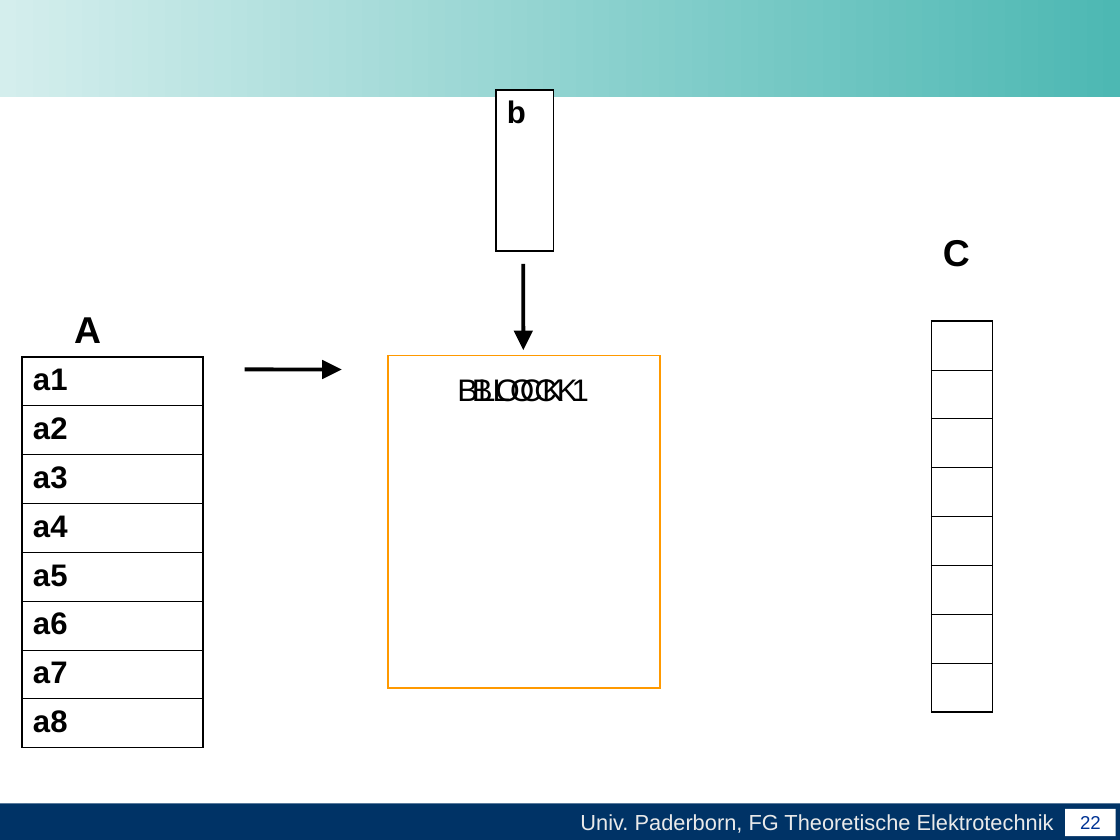
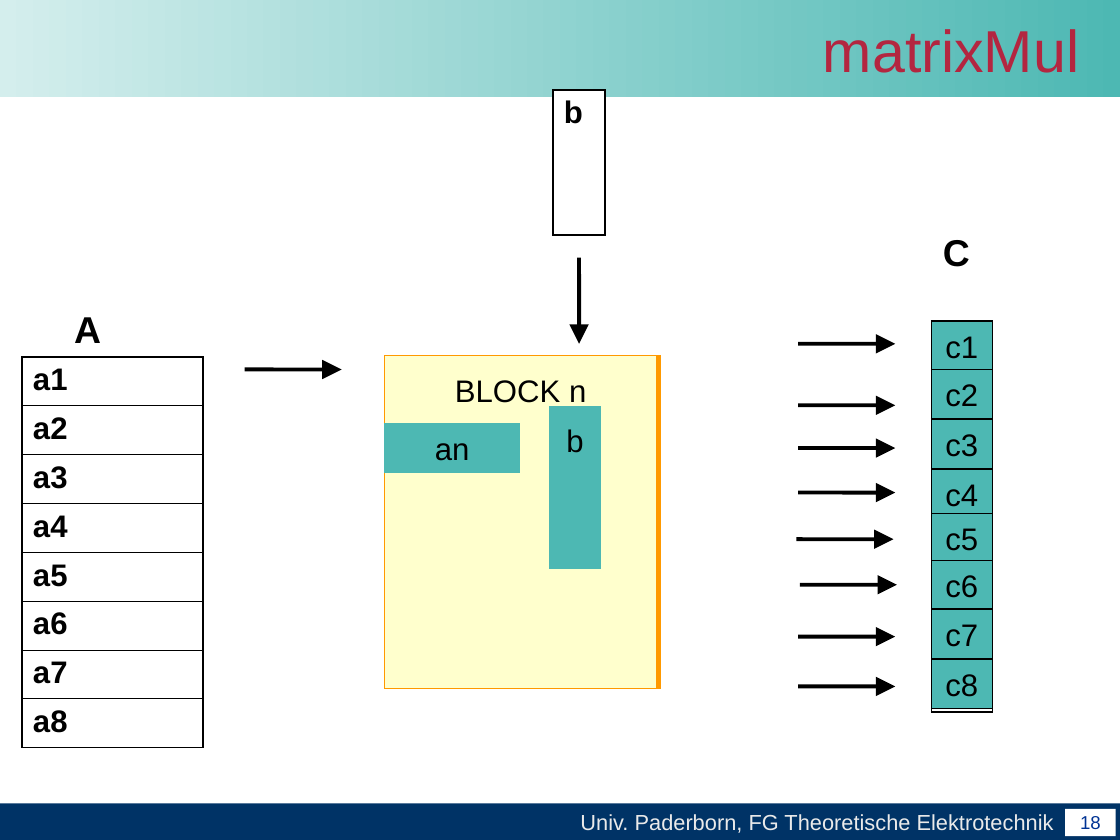
Before and after one commit to unconditional/projektarbeitcuda, a slide deck: slide 18 of Vortrag/Zwischenvortrag der Projektarbeit CUDA(xby).ppt (slide 22 before the commit). Drawn at 1120x840 pixels with LibreOffice and Linux fonts; fonts in the diff are those of the drawing; background and template pictures are left out. Boxes give left, top, right and bottom in pixels: in the first picture for what was removed or moved away, otherwise in the second. Text is boxed around its words. In the diff, an @@ line names an element or a change of style, - is before the commit and + after.

```diff
--- a/Vortrag/Zwischenvortrag der Projektarbeit CUDA(xby).ppt
+++ b/Vortrag/Zwischenvortrag der Projektarbeit CUDA(xby).ppt
@@ title added at (823,29,1079,73), 38 pt, text #B32640 @@
+matrixMul
@@ table: place and size @@
-table at (496,90,554,251)
+table at (553,90,606,234)
@@ arrow moved from (523, 264) - (523, 351) to (579, 258) - (579, 344) @@
@@ rectangle added at (932,321,992,371), fill #4DB8B3, outline #000000 0.74 pt, 20 pt, text #000000 @@
+c1
@@ rectangle added at (384,356,656,689), fill #FFFFCD, outline #FF9900 0.74 pt, 20 pt, text #000000 @@
+BLOCK n
@@ rectangle added at (385,356,657,689), fill #FFFFCD, outline #FF9900 0.74 pt, 20 pt, text #000000 @@
+BLOCK 3
@@ rectangle "BLOCK 1" at (388,355,660,688): fill none to #FFFFCD @@
@@ rectangle added at (388,356,660,689), fill #FFFFCD, outline #FF9900 0.74 pt, 20 pt, text #000000 @@
+BLOCK 2
@@ arrow added from (799, 344) to (895, 344), #000000 2.49 pt @@
@@ rectangle added at (932,370,992,419), fill #4DB8B3, outline #000000 0.74 pt, 20 pt, text #000000 @@
+c2
@@ rectangle added at (385,399,520,448), fill #4DB8B3, outline #4DB8B3 0.74 pt, 20 pt, text #000000 @@
+a3
@@ rectangle added at (549,407,600,569), fill #4DB8B3, outline #4DB8B3 0.74 pt, 20 pt, text #000000 @@
+b
@@ arrow added from (799, 405) to (895, 405), #000000 2.49 pt @@
@@ rectangle added at (384,423,520,473), fill #4DB8B3, outline #4DB8B3 0.74 pt, 20 pt, text #000000 @@
+an
@@ arrow added from (799, 448) to (895, 448), #000000 2.49 pt @@
@@ rectangle added at (932,420,992,469), fill #4DB8B3, outline #000000 0.74 pt, 20 pt, text #000000 @@
+c3
@@ rectangle added at (932,469,992,519), fill #4DB8B3, outline #000000 0.74 pt, 20 pt, text #000000 @@
+c4
@@ arrow added from (799, 493) to (895, 493), #000000 2.49 pt @@
@@ arrow added from (796, 539) to (894, 539), #000000 2.49 pt @@
@@ rectangle added at (932,514,992,563), fill #4DB8B3, outline #000000 0.74 pt, 20 pt, text #000000 @@
+c5
@@ rectangle added at (932,560,992,609), fill #4DB8B3, outline #000000 0.74 pt, 20 pt, text #000000 @@
+c6
@@ arrow added from (800, 585) to (897, 585), #000000 2.49 pt @@
@@ rectangle added at (932,609,992,659), fill #4DB8B3, outline #000000 0.74 pt, 20 pt, text #000000 @@
+c7
@@ arrow added from (799, 636) to (895, 636), #000000 2.49 pt @@
@@ arrow added from (799, 687) to (895, 687), #000000 2.49 pt @@
@@ rectangle added at (932,660,992,709), fill #4DB8B3, outline #000000 0.74 pt, 20 pt, text #000000 @@
+c8
@@ page number at (1080,816,1101,829): text changed @@
-22
+18
```
Also in this commit, not shown: 1 other slide changed, 6 slides removed.
